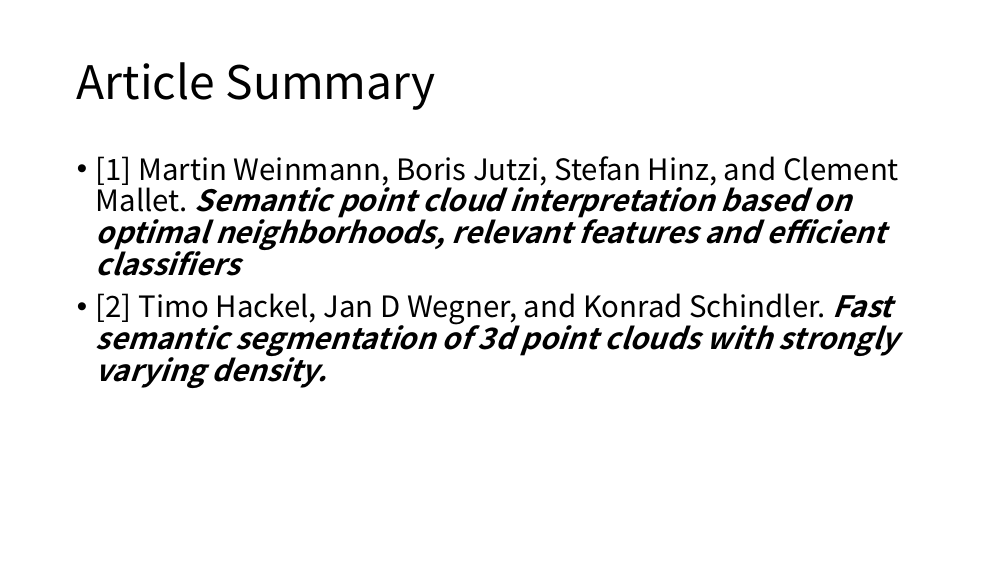
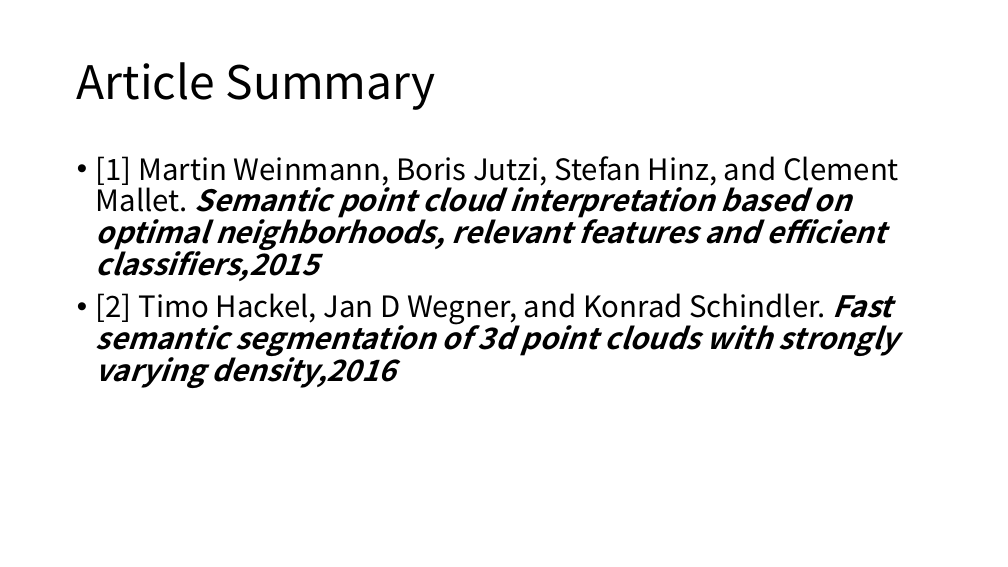
Before and after one commit to eglrp/nuage_de_points, a slide deck: slide 3 of projet/report.pptx. Drawn at 1008x567 pixels with LibreOffice and Linux fonts; fonts in the diff are those of the drawing. Boxes give left, top, right and bottom in pixels: in the first picture for what was removed or moved away, otherwise in the second. Text is boxed around its words. In the diff, an @@ line names an element or a change of style, - is before the commit and + after.

Commit message:
final report

```diff
--- a/projet/report.pptx
+++ b/projet/report.pptx
@@ text at box(96, 156, 899, 388): text changed @@
-• [1] Martin Weinmann, Boris Jutzi, Stefan Hinz, and Clement Mallet. Semantic point cloud interpretation based on optimal neighborhoods, relevant features and efficient classifiers
-• [2] Timo Hackel, Jan D Wegner, and Konrad Schindler. Fast semantic segmentation of 3d point clouds with strongly varying density.
+• [1] Martin Weinmann, Boris Jutzi, Stefan Hinz, and Clement Mallet. Semantic point cloud interpretation based on optimal neighborhoods, relevant features and efficient classifiers,2015
+• [2] Timo Hackel, Jan D Wegner, and Konrad Schindler. Fast semantic segmentation of 3d point clouds with strongly varying density,2016
```
